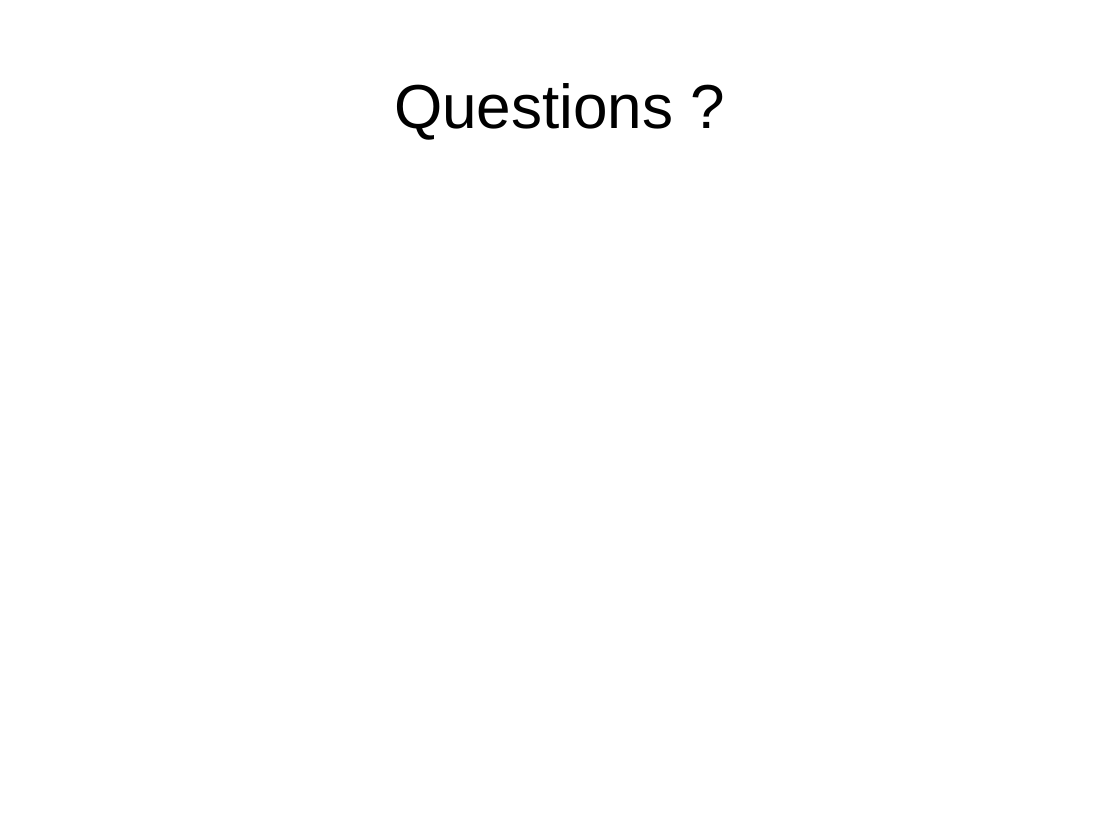
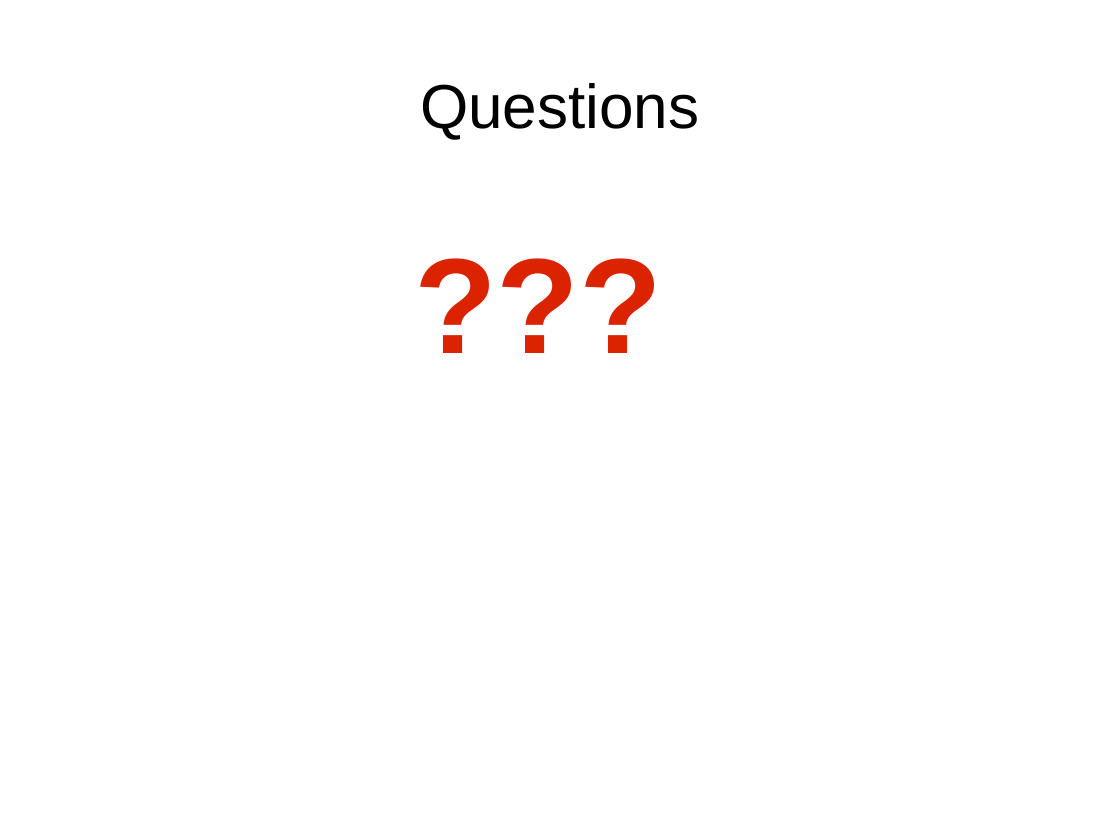
Before and after one commit to earney/pycomo, a slide deck: slide 16 of presentations/June2013/pyCOMO_Brython_06262013.odp. Drawn at 1120x840 pixels with LibreOffice and Linux fonts; fonts in the diff are those of the drawing. Boxes give left, top, right and bottom in pixels: in the first picture for what was removed or moved away, otherwise in the second. Text is boxed around its words. In the diff, an @@ line names an element or a change of style, - is before the commit and + after.

```diff
--- a/presentations/June2013/pyCOMO_Brython_06262013.odp
+++ b/presentations/June2013/pyCOMO_Brython_06262013.odp
@@ title at (x1=420, y1=83, x2=699, y2=139): text changed @@
-Questions ?
+Questions
@@ text added at (x1=405, y1=213, x2=1055, y2=375), 96 pt, text #DC2300, bold @@
+???
```
Also in this commit, not shown: 3 other slides changed.
